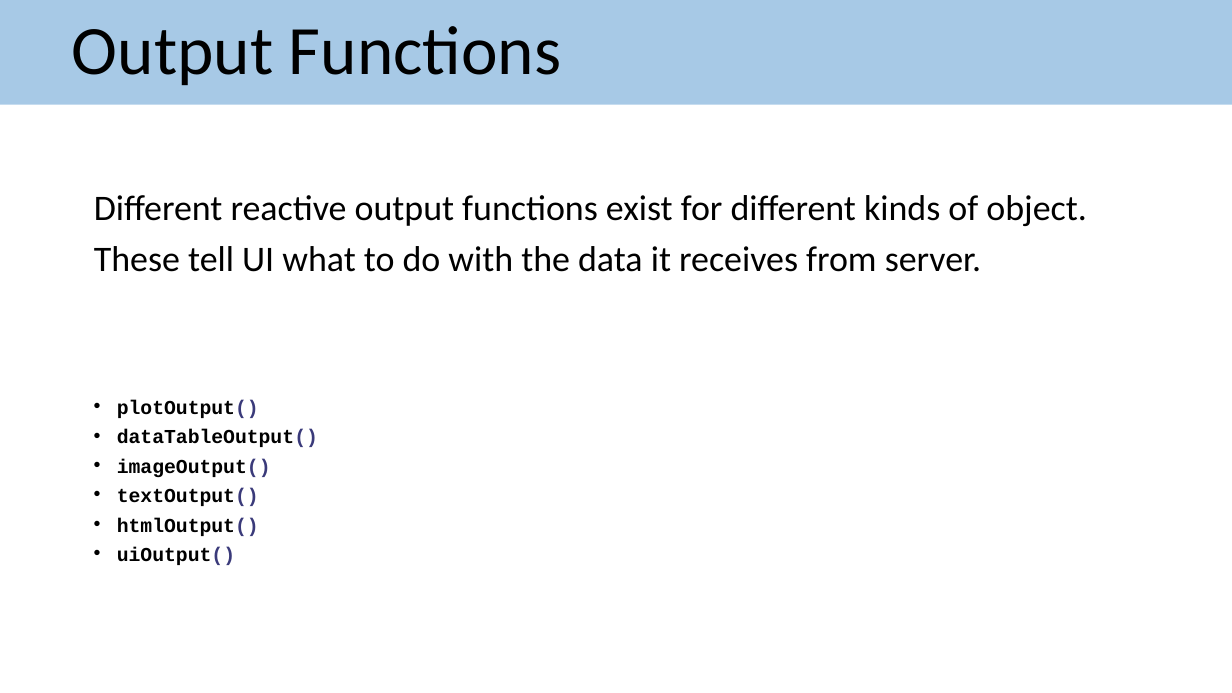
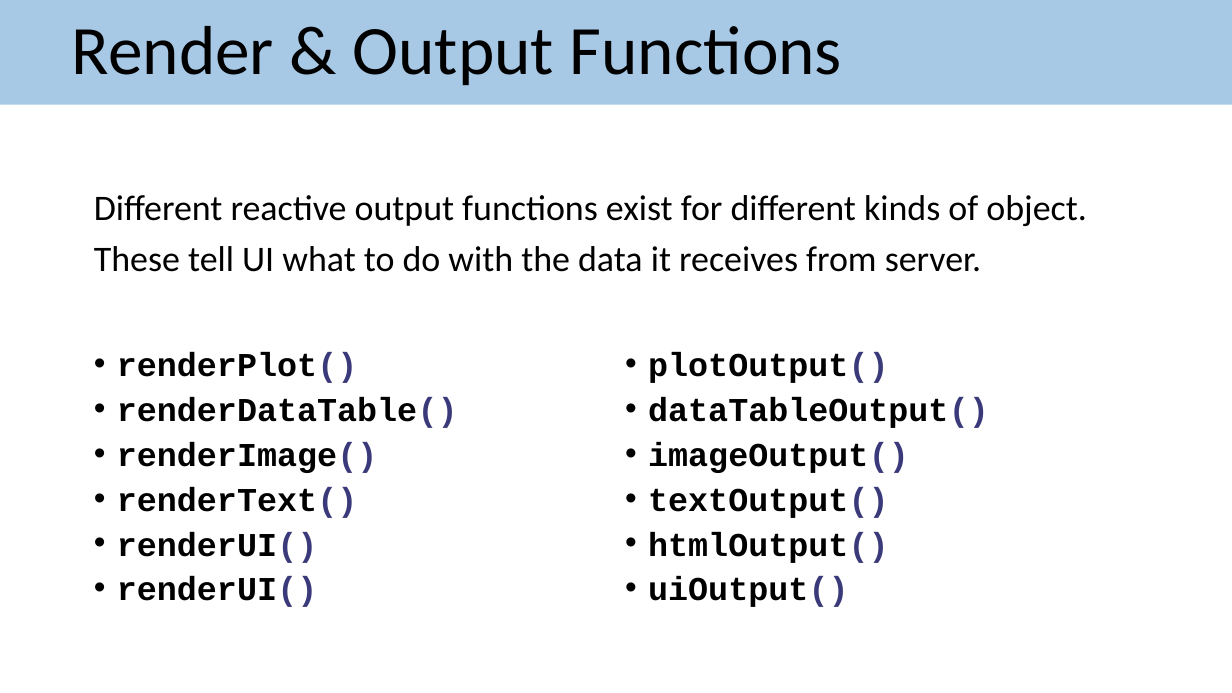
Before and after one commit to PsyTeachR/shiny-tutorials, a slide deck: slide 7 of docs/pres/03-science-tools.odp. Drawn at 1232x693 pixels with LibreOffice and Linux fonts; fonts in the diff are those of the drawing. Boxes give left, top, right and bottom in pixels: in the first picture for what was removed or moved away, otherwise in the second. Text is boxed around its words. In the diff, an @@ line names an element or a change of style, - is before the commit and + after.

```diff
--- a/docs/pres/03-science-tools.odp
+++ b/docs/pres/03-science-tools.odp
@@ title at (x1=72, y1=26, x2=842, y2=85): text changed @@
-Output Functions
+Render & Output Functions
@@ text added at (x1=117, y1=352, x2=458, y2=607), 26 pt, text #000000, bold @@
+• renderPlot()
+• renderDataTable()
+• renderImage()
+• renderText()
+• renderUI()
+• renderUI()
@@ text "plotOutput()" moved from (x1=117, y1=400, x2=318, y2=565) to (x1=648, y1=352, x2=989, y2=607) @@
@@ text "plotOutput()" at (x1=648, y1=352, x2=989, y2=607): size 15.4 to 26 pt; line spacing 0.7 to 0.8 @@
```
Also in this commit, not shown: 2 other files.
